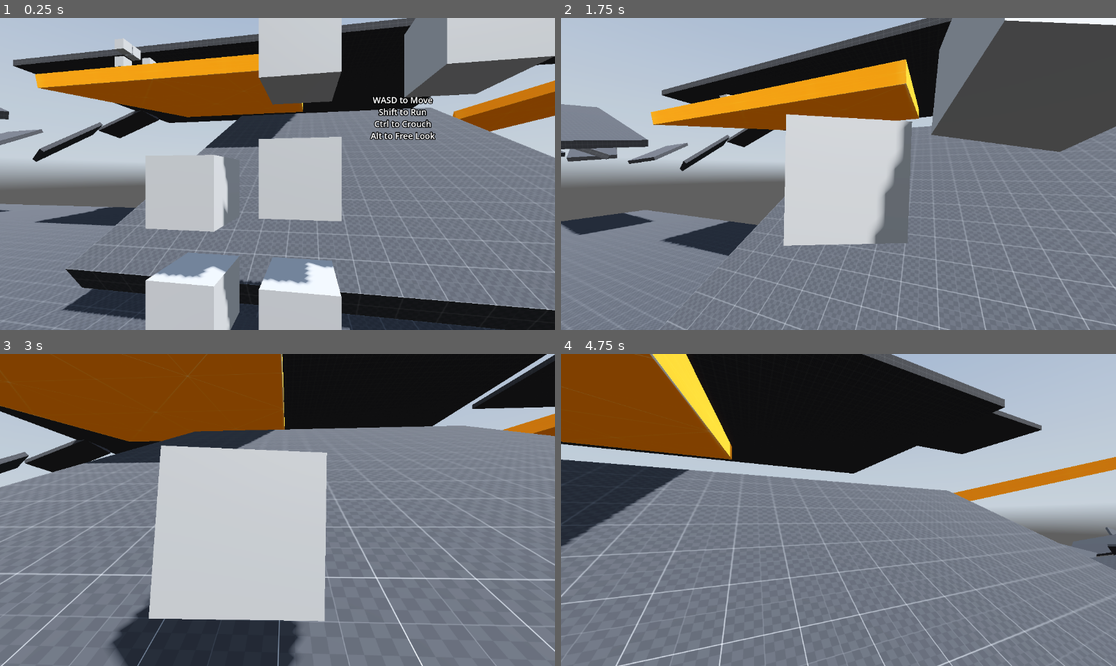
Above: before the commit, frames 1-4 (two rows, left to right).
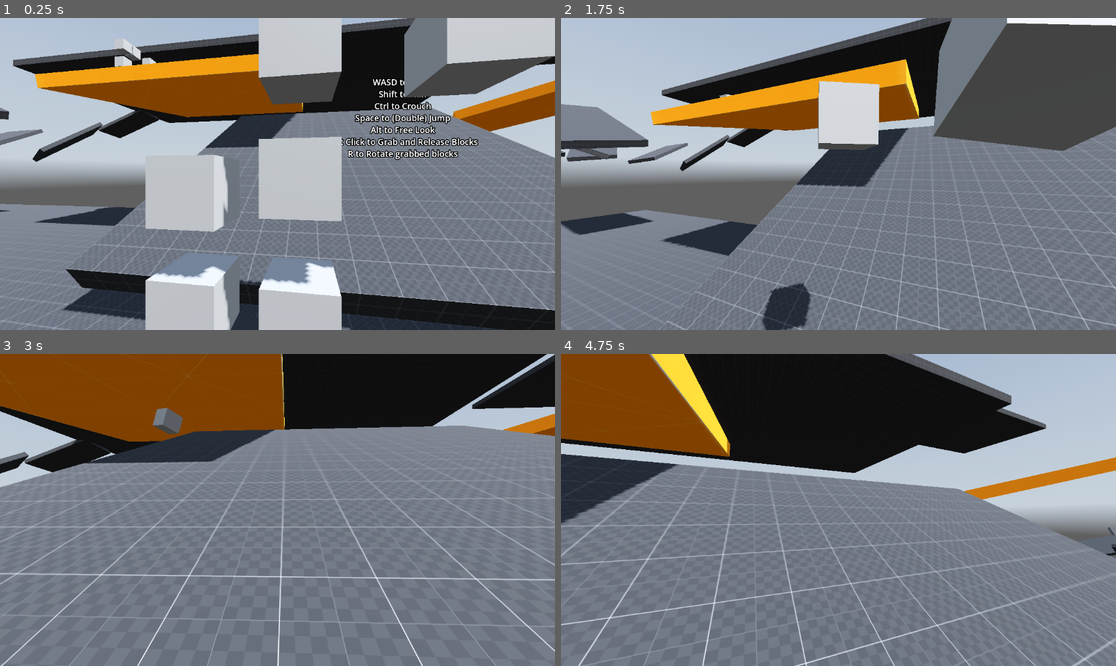
Above: after the commit, the same moments.

Repository: FahadHameed89/GodotPlayground3D
Game: Godot game, scene res://Levels/world.tscn
Same seed, same stepped clock (60 frames per second), same inputs: the game is played once before the commit and once after it. The project has no main scene, so this scene is started directly. A sky picture missing from this copy of the repository is replaced by a grey-blue gradient.
Inputs (mouse positions are in pixels of both pictures, inside the frame that each line leads up to):
- Up to frame 1 (0.25 s): no input
- Up to frame 2 (1.75 s): tap Enter (ui_accept) at 0.5, 0.77, 1.52 s; move the mouse to (866, 174) at 0.52 s; hold W (forward) from 0.53 s (still down); tap F (throw_object, bound only after the commit) at 0.6, 1.55 s; click (866, 174) at 0.67 s; move the mouse to (810, 174) at 1.27 s; tap Ctrl (crouch) at 1.35 s
- Up to frame 3 (3 s): keep holding W (forward); move the mouse to (288, 503) at 2.02 s; hold Alt (free_look) 2.03-2.78 s; tap F (throw_object, bound only after the commit) at 2.3 s; move the mouse to (271, 516) at 2.77 s; click (271, 516) at 2.85 s
- Up to frame 4 (4.75 s): keep holding W (forward); tap Enter (ui_accept) at 3.02, 3.77, 4.52 s; tap F (throw_object, bound only after the commit) at 3.05, 3.8, 4.55 s; move the mouse to (877, 513) at 3.52 s; hold R (rotate_object) 3.53-4.28 s; move the mouse to (794, 506) at 4.27 s; tap Shift (sprint) at 4.35 s

The runs differ from the first frame. In frame 1, 2.2% of the frame differs, in the area x 61-87%, y 19-46%; in frame 2, 9.5%; in frame 3, 22%, in the area x 19-59%, y 17-100%; in frame 4, 9.4%.

Commit message:
Implemented throw mechanic
Press 'F' to Throw picked up objects

Diff:
--- a/Levels/world.tscn
+++ b/Levels/world.tscn
@@ -218,7 +218,10 @@
 text = "WASD to Move
 Shift to Run
 Ctrl to Crouch
-Alt to Free Look"
+Space to (Double) Jump
+Alt to Free Look
+Left Click to Grab and Release Blocks
+R to Rotate grabbed blocks"
 
 [node name="env" type="Node3D" parent="."]
 
--- a/Scripts/player.gd
+++ b/Scripts/player.gd
@@ -12,22 +12,22 @@
 @onready var animation_player = $neck/head/eyes/AnimationPlayer
 @onready var audio_stream_player_3d = $feet/AudioStreamPlayer3D
 
+@onready var holding_position = $neck/head/eyes/Camera3D/HoldingPosition # Adjust this position 'z' to move object closer or further away
+@onready var static_body_3d = $neck/head/eyes/Camera3D/StaticBody3D # Position at which objects are rotated
+@onready var joint = $neck/head/eyes/Camera3D/Generic6DOFJoint3D # For rotating the player
 
 # Raycasts
 @onready var ray_cast_3d = $RayCast3D #Standing Check Raycast (Checks above to see if there is enough room to stand up // if it detects anything 2m above the floor it says you cannot stand up )
+@onready var interaction_ray = $neck/head/eyes/Camera3D/InteractionRay # For interacting with objects
 
 # Grab Mechanic Variables
-@onready var interaction_ray = $neck/head/eyes/Camera3D/InteractionRay
-@onready var holding_position = $neck/head/eyes/Camera3D/HoldingPosition # Adjust this position 'z' to move object closer or further away
-@onready var static_body_3d = $neck/head/eyes/Camera3D/StaticBody3D
-@onready var joint = $neck/head/eyes/Camera3D/Generic6DOFJoint3D
-
 
 var picked_object
 var pull_force = 4 # Adjust this to pull objects with more force
 var rotation_force = 0.25 # Force of object rotation
 var locked = false # Prevents player walking around when rotating object
-#
+var throw_force = 5 #How much force is applied when throwing the object
+
 
 # Player Speed Variables
 var current_speed = 5.0
@@ -136,6 +136,14 @@
 	if Input.is_action_just_released("rotate_object"):
 		locked = false
 
+	if Input.is_action_just_pressed("throw_object"):
+		if picked_object != null:
+			var throw_direction = picked_object.global_position - global_position
+			picked_object.apply_central_impulse(throw_direction * throw_force)
+			remove_object()
+
+
+
 func _physics_process(delta):
 	# Getting movement input
 	var input_dir = Input.get_vector("left", "right", "forward", "backward")
--- a/project.godot
+++ b/project.godot
@@ -77,3 +77,8 @@
 "events": [Object(InputEventKey,"resource_local_to_scene":false,"resource_name":"","device":-1,"window_id":0,"alt_pressed":false,"shift_pressed":false,"ctrl_pressed":false,"meta_pressed":false,"pressed":false,"keycode":0,"physical_keycode":82,"key_label":0,"unicode":114,"echo":false,"script":null)
 ]
 }
+throw_object={
+"deadzone": 0.5,
+"events": [Object(InputEventKey,"resource_local_to_scene":false,"resource_name":"","device":-1,"window_id":0,"alt_pressed":false,"shift_pressed":false,"ctrl_pressed":false,"meta_pressed":false,"pressed":false,"keycode":0,"physical_keycode":70,"key_label":0,"unicode":102,"echo":false,"script":null)
+]
+}
